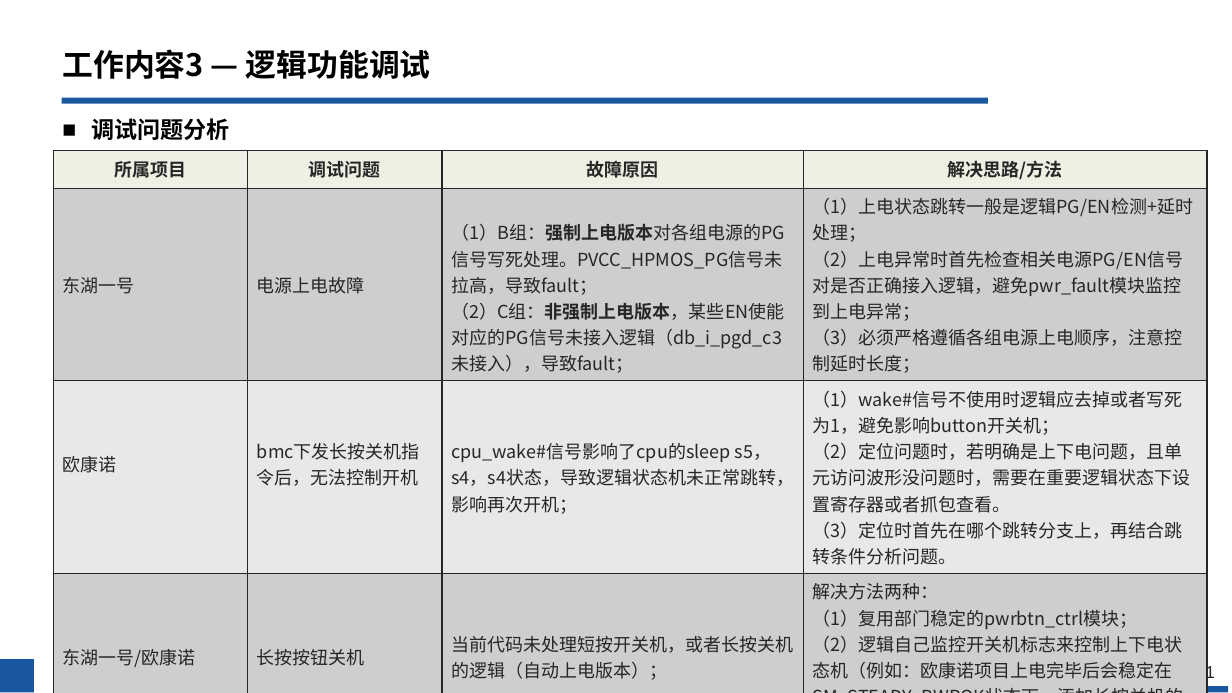
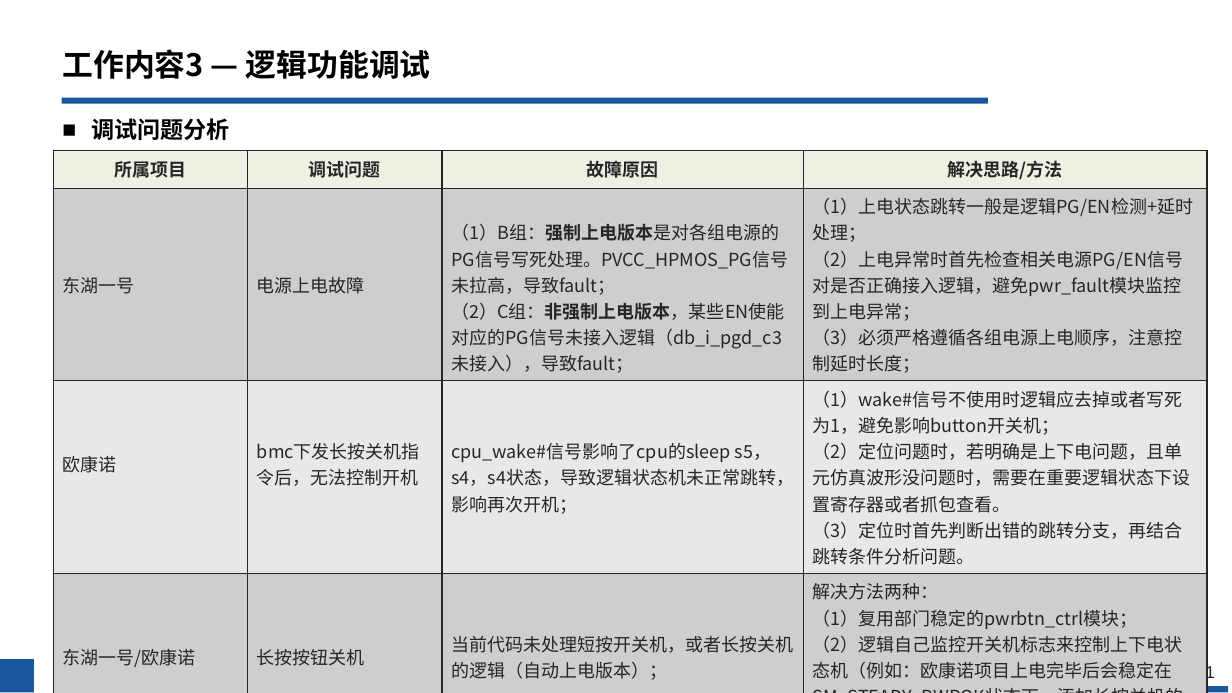
Before and after one commit to hahada-998/Tieta_code, a slide deck: slide 11 of 转正申请与总结-祝明杰.pptx. Drawn at 1232x693 pixels with LibreOffice and Linux fonts; fonts in the diff are those of the drawing; background and template pictures are left out. Boxes give left, top, right and bottom in pixels: in the first picture for what was removed or moved away, otherwise in the second. Text is boxed around its words. In the diff, an @@ line names an element or a change of style, - is before the commit and + after.

```diff
--- a/转正申请与总结-祝明杰.pptx
+++ b/转正申请与总结-祝明杰.pptx
@@ table at (54, 151, 1207, 684) @@
-row 2, column 3: （1）B组：强制上电版本对各组电源的PG信号写死处理。PVCC_HPMOS_PG信号未拉高，导致fault； / （2）C组：非强制上电版本，某些EN使能对应的PG信号未接入逻辑（db_i_pgd_c3未接入），导致fault；
+row 2, column 3: （1）B组：强制上电版本是对各组电源的PG信号写死处理。PVCC_HPMOS_PG信号未拉高，导致fault； / （2）C组：非强制上电版本，某些EN使能对应的PG信号未接入逻辑（db_i_pgd_c3未接入），导致fault；
-row 3, column 4: （1）wake#信号不使用时逻辑应去掉或者写死为1，避免影响button开关机； / （2）定位问题时，若明确是上下电问题，且单元访问波形没问题时，需要在重要逻辑状态下设置寄存器或者抓包查看。 / （3）定位时首先在哪个跳转分支上，再结合跳转条件分析问题。
+row 3, column 4: （1）wake#信号不使用时逻辑应去掉或者写死为1，避免影响button开关机； / （2）定位问题时，若明确是上下电问题，且单元仿真波形没问题时，需要在重要逻辑状态下设置寄存器或者抓包查看。 / （3）定位时首先判断出错的跳转分支，再结合跳转条件分析问题。
```
Also in this commit, not shown: 4 other slides changed, 3 other files.
